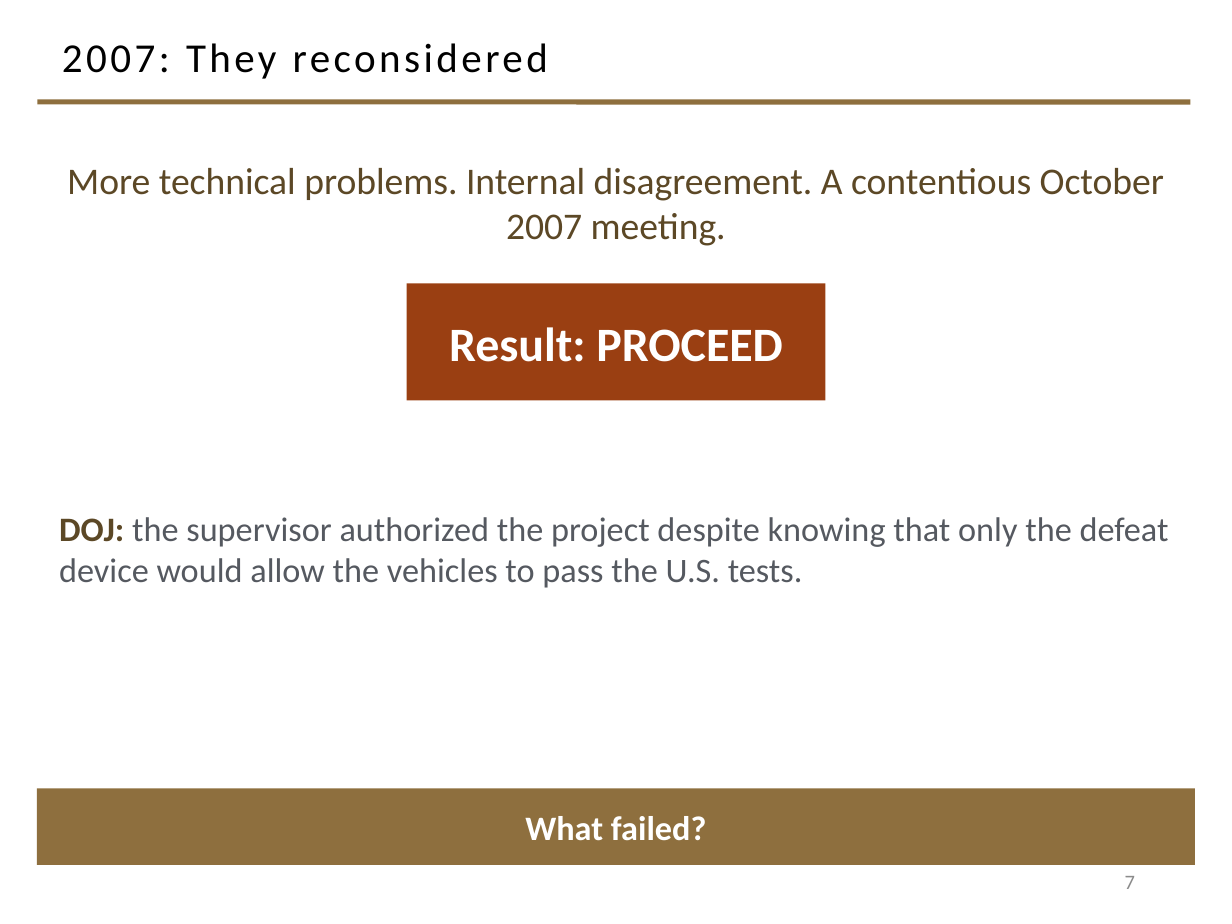
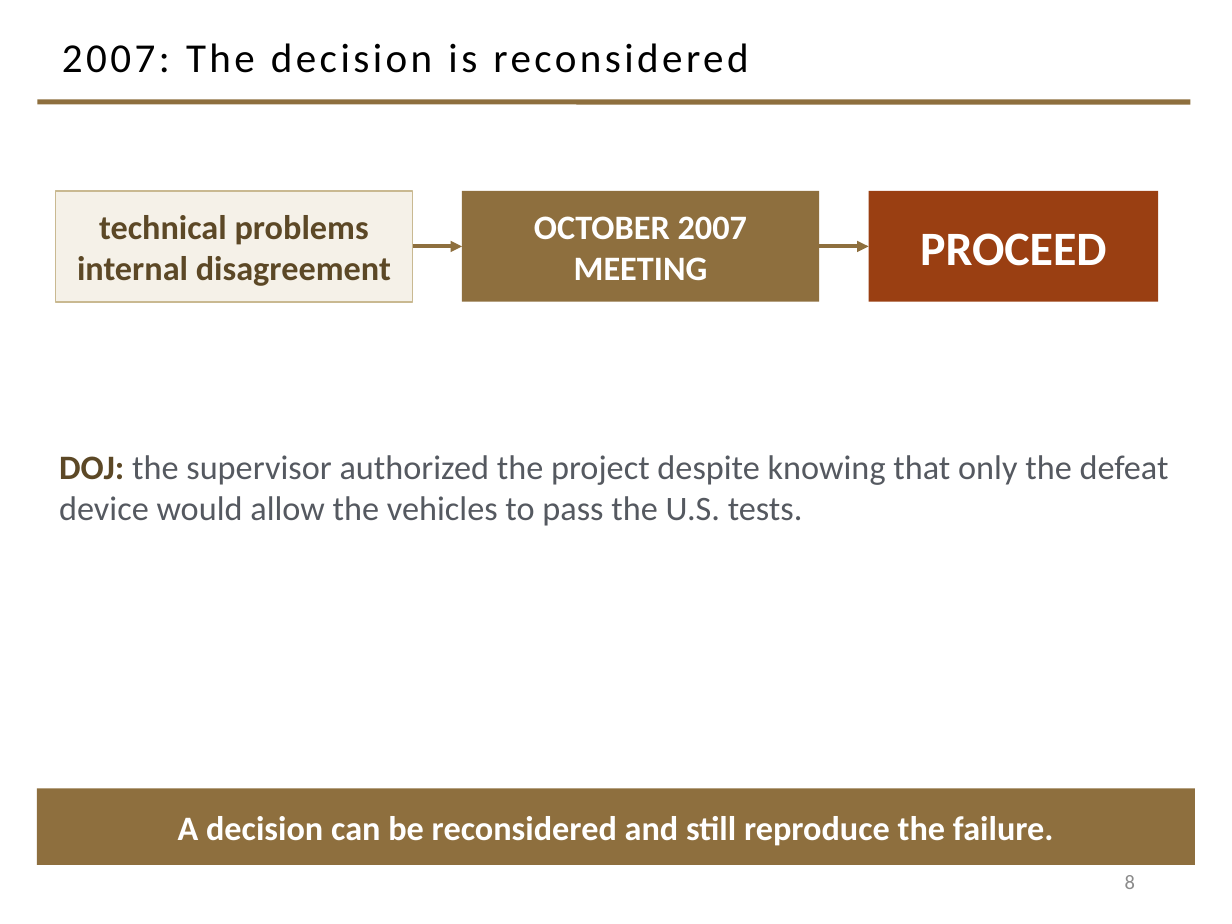
Before and after one commit to davisjam/model-based-agentic-software-engineering, a slide deck: slide 8 of course/lectures/act-2-delegation-and-control/04-failure-aware-engineering/2-4-Failure-Aware-Engineering.pptx (slide 7 before the commit). Drawn at 1232x924 pixels with LibreOffice and Linux fonts; fonts in the diff are those of the drawing; background and template pictures are left out. Boxes give left, top, right and bottom in pixels: in the first picture for what was removed or moved away, otherwise in the second. Text is boxed around its words. In the diff, an @@ line names an element or a change of style, - is before the commit and + after.

Commit message:
deck 2-4 opening: name VW early, add capability-before-misuse slide, sharpen defeat-device move
Slides 2-11: VW named on slide 2 with the ambition above the regulation; slide 3
becomes the objectives triangle; NEW slide 4 presents test recognition as a
capability (un-attributed, per sourcing caution); slide 5 outlines the branch as
DEFEAT DEVICE; 2007 reconsideration gets its chain; 2012 chain cleaned (ACTION
replaces ?????); 2014-15 simplified to a discovery chain. Deck 38 -> 39 slides;
slidenum caches refreshed.

```diff
--- a/course/lectures/act-2-delegation-and-control/04-failure-aware-engineering/2-4-Failure-Aware-Engineering.pptx
+++ b/course/lectures/act-2-delegation-and-control/04-failure-aware-engineering/2-4-Failure-Aware-Engineering.pptx
@@ title at (x1=62, y1=43, x2=748, y2=73): text changed @@
-2007: They reconsidered
+2007: The decision is reconsidered
@@ text removed at (x1=67, y1=168, x2=1164, y2=246) @@
-More technical problems. Internal disagreement. A contentious October 2007 meeting.
@@ rectangle added at (x1=55, y1=191, x2=413, y2=302), fill #F5F1E8, outline #C9B991 1 pt, 20 pt, text #5C4826, bold @@
+technical problems
+internal disagreement
@@ rectangle added at (x1=462, y1=191, x2=819, y2=302), fill #8E6F3E, 20 pt, text #FFFFFF, bold @@
+OCTOBER 2007
+MEETING
@@ rectangle "PROCEED" resized from (x1=407, y1=283, x2=825, y2=400) to (x1=869, y1=191, x2=1158, y2=302) @@
@@ text in rectangle at (x1=920, y1=233, x2=1106, y2=266): text changed @@
-Result: PROCEED
+PROCEED
@@ arrow added from (413, 246) to (462, 246), #8E6F3E 2.25 pt @@
@@ arrow added from (819, 246) to (869, 246), #8E6F3E 2.25 pt @@
@@ text "DOJ: the supervisor authorized the ..." moved from (x1=59, y1=517, x2=1169, y2=588) to (x1=59, y1=455, x2=1169, y2=526) @@
@@ text in rectangle at (x1=178, y1=816, x2=1054, y2=846): text changed @@
-What failed?
+A decision can be reconsidered and still reproduce the failure.
@@ page number at (x1=1125, y1=875, x2=1135, y2=889): text changed @@
-7
+8
```
Also in this commit, not shown: 8 other slides changed, 1 slide added.
